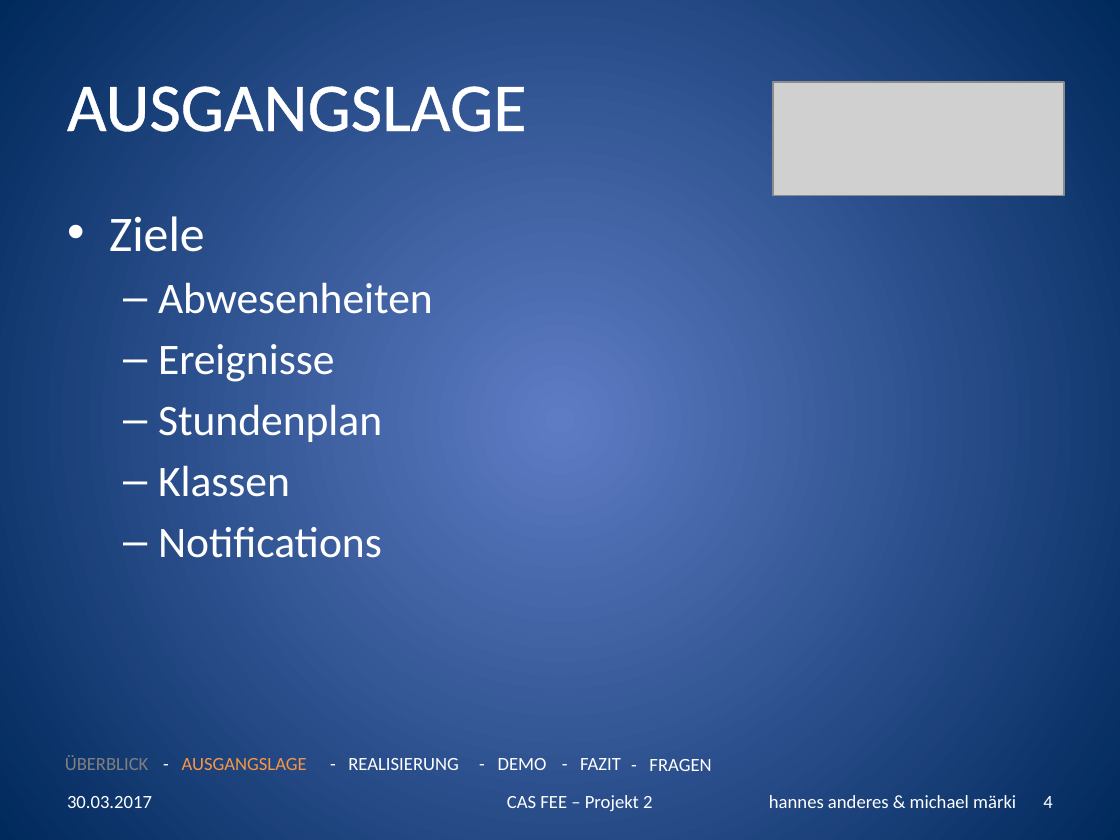
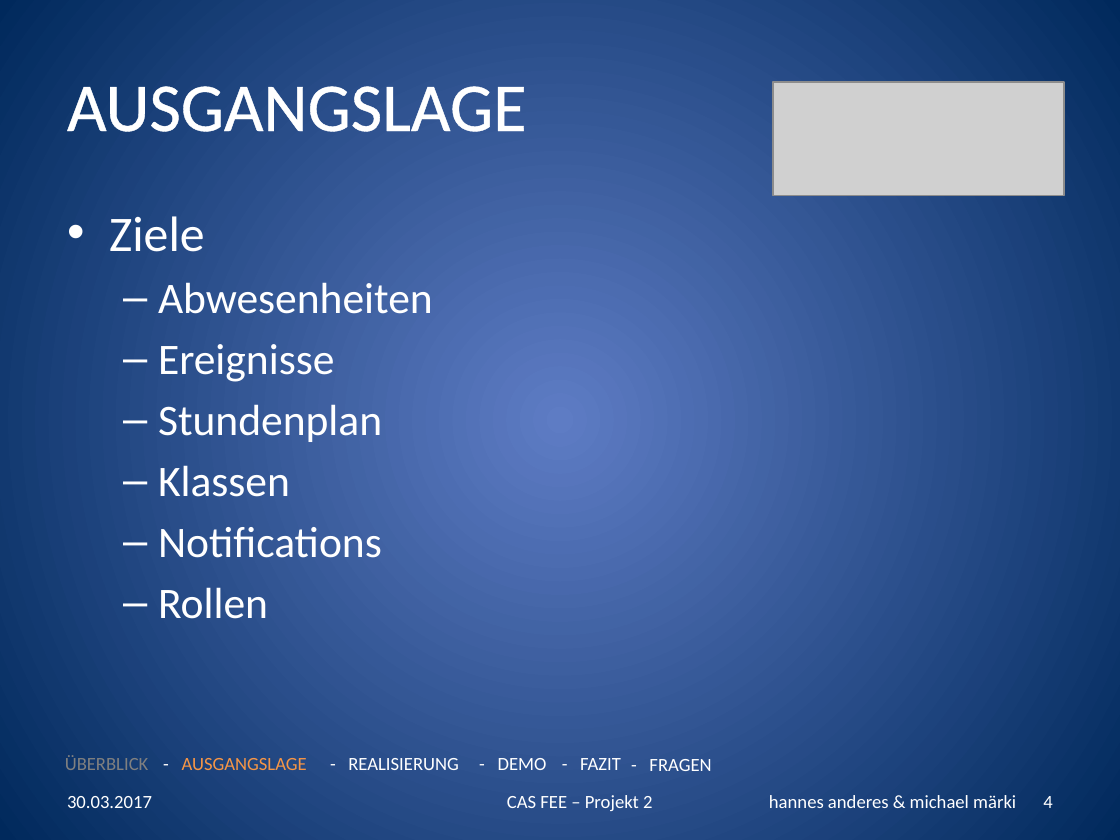
Before and after one commit to handeres/Pineapple, a slide deck: slide 4 of docs/CASFEE_2016_2017_Projekt2_handeres_mmaerki.pptx. Drawn at 1120x840 pixels with LibreOffice and Linux fonts; fonts in the diff are those of the drawing; grey boxes stand for pictures. Boxes give left, top, right and bottom in pixels: in the first picture for what was removed or moved away, otherwise in the second. Text is boxed around its words. In the diff, an @@ line names an element or a change of style, - is before the commit and + after.

```diff
--- a/docs/CASFEE_2016_2017_Projekt2_handeres_mmaerki.pptx
+++ b/docs/CASFEE_2016_2017_Projekt2_handeres_mmaerki.pptx
@@ text at (158, 587, 268, 619): paragraph added @@
+  – Rollen
```
Also in this commit, not shown: 1 other slide changed.
